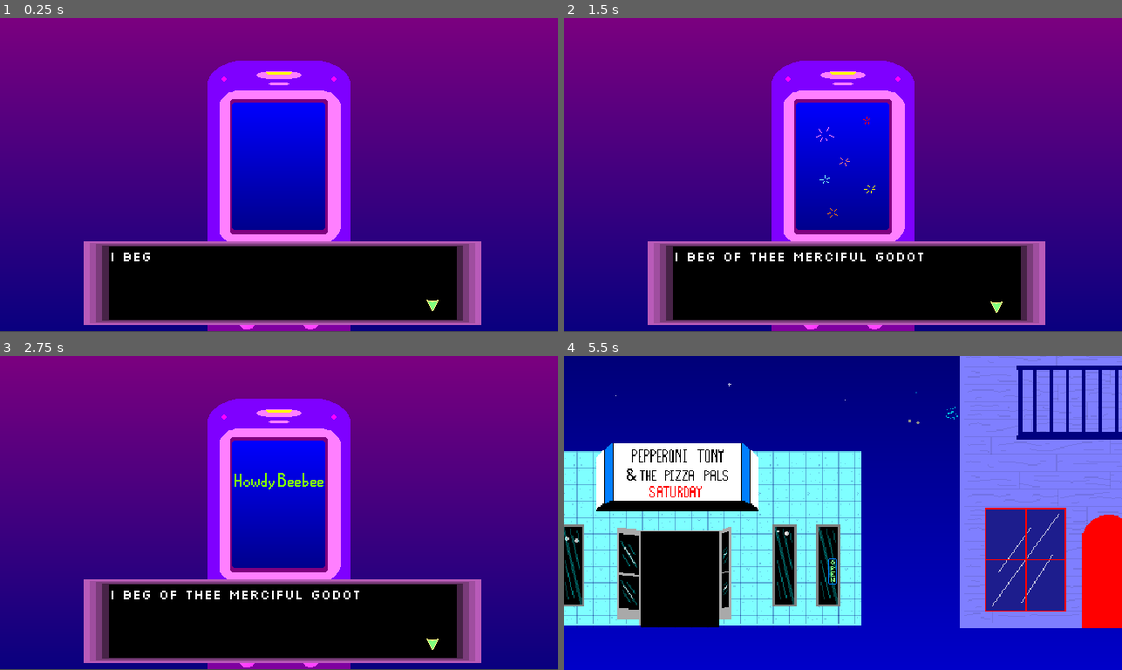
Above: before the commit, frames 1-4 (two rows, left to right).
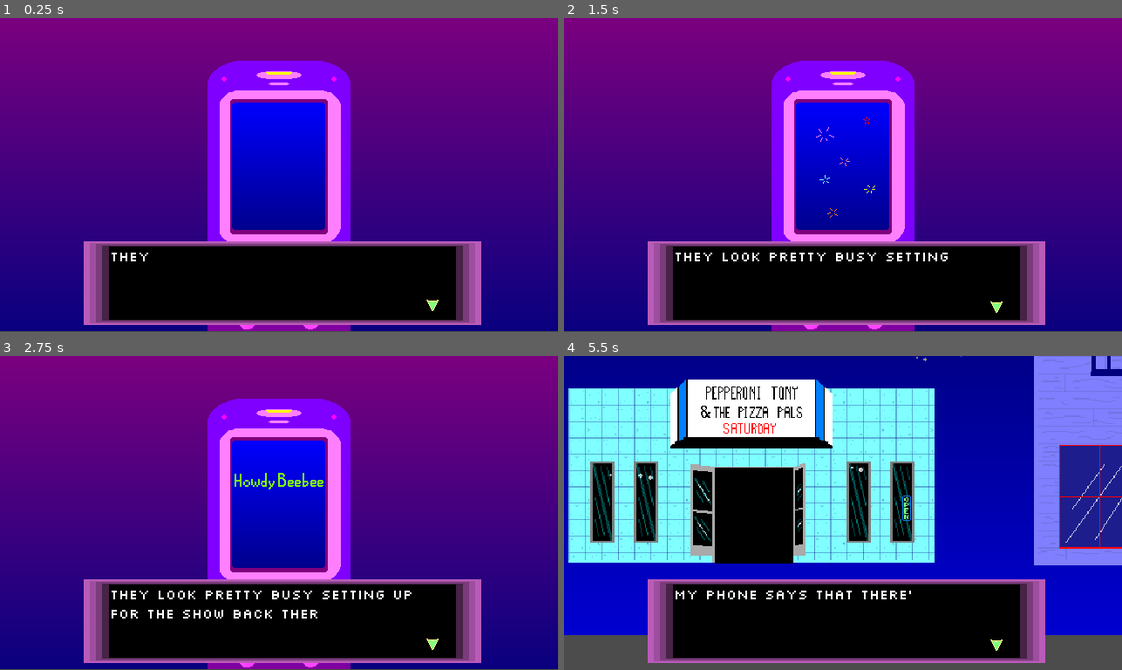
Above: after the commit, the same moments.

Repository: ghultquist/GroceryRun
Game: Godot game, scene res://Main.tscn
Two runs of this game, one before a commit and one after it. Both use one fixed random seed, a clock stepped at 60 frames per second and the inputs below.
Inputs (mouse positions are in pixels of both pictures, inside the frame that each line leads up to):
- Up to frame 1 (0.25 s): no input
- Up to frame 2 (1.5 s): click (843, 165) at 0.5 s; click (843, 196) at 1.25 s
- Up to frame 3 (2.75 s): click (279, 472) at 2 s
- Up to frame 4 (5.5 s): click (865, 550) at 2.75 s; click (820, 550) at 3.5 s; tap Enter (ui_accept) at 4.25, 4.35, 5.3 s; hold D (right) from 4.28 s (still down); tap W (jump) at 4.52, 4.55, 4.82, 5.1, 5.27 s

The runs differ from the first frame. In frame 1, 0.1% of the frame differs, in the area x 20-82%, y 72-97%; in frame 2, 0.6%; in frame 3, 0.9%; in frame 4, 80%, in the area x 0-100%, y 0-100%.
Error after the commit: Invalid get index 'endings' (on base: 'GDScript'). (res://phone.gd:18)

Commit message:
Add monster sprite and start beginning JL sequence

Diff:
--- a/DialogueBox.gd
+++ b/DialogueBox.gd
@@ -1,13 +1,19 @@
 extends Control
 
+signal finished
+
 var dialoguePath = "res://dialogue.json"
+var dialogueSelectDict = {}
 var dialogueDict = {}
 var dialogue = []
+var choicesDict = {}
+var choice1Dict
+var choice2Dict
 var selection
 
 var dialogueIndex = 0
 var phraseIndex = 0
-var finished = false
+var finished = true
 var phrasefinished = false
 var textSpeed = 0.05
 
@@ -28,9 +34,26 @@
 	dialogueDict = parse_json(file.get_as_text())
 
 func selectDialogue(selection):
-	var dialogueSelectDict : Dictionary = dialogueDict[selection]
+	dialogueSelectDict = dialogueDict[selection]
 	dialogue = dialogueSelectDict["text"]
-	setDialogue()
+	choicesDict = dialogueSelectDict["choices"]
+	if dialogue != []:
+		setDialogue()
+	elif choicesDict != {}:
+		setChoices()
+
+func setChoices():
+	choice1Dict = choicesDict["choice1"]
+	choice2Dict = choicesDict["choice2"]
+	$choice1/choiceText.bbcode_text = choice1Dict["text"]
+	$choice2/choiceText.bbcode_text = choice2Dict["text"]
+	$choice1.show()
+	$choice2.show()
+
+func _on_choice1_pressed():
+	selectDialogue(choice1Dict["next"])
+func _on_choice2_pressed():
+	selectDialogue(choice2Dict["next"])
 
 func setDialogue():
 	if phraseIndex < dialogue.size():
@@ -43,7 +66,15 @@
 			yield($Timer, "timeout")
 		phraseIndex += 1
 		phrasefinished = true
+	elif len(choicesDict) != 0:
+		$RichTextLabel.bbcode_text = ""
+		setChoices()
 	else:
+		emit_signal("finished")
 		dialogue = []
+		dialogueSelectDict = {}
+		choicesDict = {}
+		choice1Dict = {}
+		choice2Dict = {}
 		queue_free()
 		finished = true
--- a/Main.gd
+++ b/Main.gd
@@ -1,8 +1,6 @@
 extends Node2D
 
-const dialogueBoxScene = preload("res://dialogue.tscn")
 const phoneScene = preload("res://phone.tscn")
-var d
 var phoneStart
 
 func _ready():
--- a/Stats.gd
+++ b/Stats.gd
@@ -2,6 +2,8 @@
 
 export(int) var max_health = 1
 onready var health = max_health setget set_health
+
+var endings = ["ending2", "ending3"]
 
 signal no_health
 
--- a/dialogue.json
+++ b/dialogue.json
@@ -1,5 +1,115 @@
 {
-    "000" : {"type": "interface", "speaker_id": "X", "text": ["Go out?"], "options": ["Go out","Stay in"]},
-    "001" : {"type": "thought", "speaker_id": "X", "text": ["God I really hope this works","I'm tired >:("]},
-    "002" : {"type": "thought", "speaker_id": "X", "text": ["I beg of thee merciful godot","LET THIS WORK!!! ;u;"]}
+    "000" : {
+        "type": "interface",
+        "speaker_id": "X",
+        "text": ["Go out?"],
+        "choices": {
+            "choice1" : {"text": "Yeah!", "next" : "005"},
+            "choice2" : {"text" : "Maybe next time...", "next": "001"}},
+        "commands": []
+    },
+    "001" : {
+        "type": "thought",
+        "speaker_id": "X",
+        "text": ["Are you sure? It's been pretty lonely since you moved out by yourself..."],
+        "choices": {
+            "choice1" : {"text": "Actually, it would be good to see a friendy face", "next" : "005"},
+            "choice2" : {"text": "I've been fine. Plus, we just met. I wouldn't exactly call us friends", "next": "002"}},
+        "commands": []
+    },
+    "002" : {
+        "type": "thought",
+        "speaker_id": "X",
+        "text": ["Now that you think about it, it's actually been... what? a week? since you've seen anyone.", "You've been so busy unpacking... ","Isn't it time to go back out into the world of the living?"],
+        "choices": {
+            "choice1" : {"text": "I guess seeing anyone would be nice at this point...", "next" : "005"},
+            "choice2" : {"text": "I could just stay in and rewatch the new season of Mop Psychic 1000...", "next": "003"}},
+        "commands": []
+    },
+    "003" : {
+        "type": "thought",
+        "speaker_id": "X",
+        "text": ["There's nothing wrong with some alone time, but it's hard to deny that you have been having quite a bit of alone time lately.", "It's starting to wear on you.","Going out could be refreshing..."],
+        "choices": {
+            "choice1" : {"text":"OKAY FINE. I'll give it a shot.", "next" : "005"},
+            "choice2" : {"text":"I'm NOT lonely and I DON'T need to be around a bunch of people I barely know.", "next": "004"}},
+        "commands": []
+    },
+    "004" : {
+        "type": "ending",
+        "speaker_id": "X",
+        "text": ["You stay in for the 9th -- no, 10th? -- night in a row. Loneliness doesn't always come from being alone, but after a while, being alone can wear on a person. We all have to talk to someone at some point."],
+        "choices": {},
+        "commands": ["set ending1 true"]
+    },
+    "005" : {
+        "type": "narrative",
+        "speaker_id": "X",
+        "text": ["Grabbing your jacket, you head out the door to see what the night had in store..."],
+        "choices": {},
+        "commands": []
+    },
+    "100" : {
+        "type": "thought",
+        "speaker_id": "X",
+        "text": ["Okay. It's a little too crowded and a lot too hot, but that's fine.", "My phone says that there's still a few minutes before the band begins... and also that there's no cell reception down here.", "I guess I'll have to find Niko the old fashioned way..."],
+        "choices": {},
+        "commands": []
+    },
+    "101" : {
+        "type": "speaking",
+        "speaker_id": "Ghost1",
+        "text": ["I didn't even know clouds made sounds like that!"],
+        "choices": {},
+        "commands": []
+    },
+    "102" : {
+        "type": "speaking",
+        "speaker_id": "Ghost2",
+        "text": ["Zi, I don't think they do..."],
+        "choices": {},
+        "commands": []
+    },
+    "103" : {
+        "type": "thought",
+        "speaker_id": "X",
+        "text": ["They seem to be having a conversation, I shouldn't interrupt..."],
+        "choices": {},
+        "commands": ["set right to left"]
+    },
+    "104" : {
+        "type": "thought",
+        "speaker_id": "",
+        "text": ["They look pretty busy setting up for the show back there..."],
+        "choices": {},
+        "commands": ["set right to true"]
+    },
+    "105" : {
+        "type": "thought",
+        "speaker_id": "X",
+        "text": ["I'll just text them and let them know I'm here...","Of course, there's no service in this dank basement.", "Oh, and it's 10pm."],
+        "choices": {},
+        "commands": []
+    },
+    "106" : {
+        "type": "speaking",
+        "speaker_id": "Bird",
+        "text": ["WE ARE PEPPERONI TONY AND THE PIZZA PALS....", "DELIVERY!"],
+        "choices": {},
+        "commands": []
+    },
+    "107" : {
+        "type": "",
+        "speaker_id": "",
+        "text": [""],
+        "choices": {},
+        "commands": []
+    },
+    "999" : {
+        "type": "",
+        "speaker_id": "",
+        "text": [""],
+        "choices": {},
+        "commands": []
+    }
 }
--- a/dialogue.tscn
+++ b/dialogue.tscn
@@ -1,9 +1,10 @@
-[gd_scene load_steps=9 format=2]
+[gd_scene load_steps=10 format=2]
 
 [ext_resource path="res://Assets/textbox.png" type="Texture" id=1]
 [ext_resource path="res://Assets/Fonts/Silkscreen/Silkscreen-Regular.ttf" type="DynamicFontData" id=2]
 [ext_resource path="res://Assets/dialogue_arrow-export.png" type="Texture" id=3]
 [ext_resource path="res://DialogueBox.gd" type="Script" id=4]
+[ext_resource path="res://dialogueChoice.tscn" type="PackedScene" id=5]
 
 [sub_resource type="DynamicFont" id=5]
 font_data = ExtResource( 2 )
@@ -59,6 +60,7 @@
 [node name="TextureRect" type="TextureRect" parent="DialogueBox"]
 anchor_right = 1.0
 anchor_bottom = 1.0
+margin_bottom = 0.000244141
 texture = ExtResource( 1 )
 expand = true
 stretch_mode = 1
@@ -69,11 +71,13 @@
 margin_left = 30.0
 margin_top = 6.0
 margin_right = -30.0
-margin_bottom = -6.0
+margin_bottom = -5.99976
+rect_clip_content = false
 theme = SubResource( 2 )
 bbcode_enabled = true
 bbcode_text = "This is a placeholder text for the dialogue box in my game!!! It needs to be longer so... \"Look alive, Sunshine. 109 in the sky but the pigs won't quit.\""
 text = "This is a placeholder text for the dialogue box in my game!!! It needs to be longer so... \"Look alive, Sunshine. 109 in the sky but the pigs won't quit.\""
+scroll_active = false
 
 [node name="arrow" type="Sprite" parent="DialogueBox"]
 position = Vector2( 400, 79.9999 )
@@ -85,3 +89,12 @@
 anims/RESET = SubResource( 4 )
 
 [node name="Timer" type="Timer" parent="DialogueBox"]
+
+[node name="choice1" parent="DialogueBox" instance=ExtResource( 5 )]
+visible = false
+
+[node name="choice2" parent="DialogueBox" instance=ExtResource( 5 )]
+visible = false
+
+[connection signal="pressed" from="DialogueBox/choice1" to="DialogueBox" method="_on_choice1_pressed"]
+[connection signal="pressed" from="DialogueBox/choice2" to="DialogueBox" method="_on_choice2_pressed"]
--- /dev/null
+++ b/dialogueChoice.tscn
@@ -0,0 +1,62 @@
+[gd_scene load_steps=7 format=2]
+
+[ext_resource path="res://Assets/Fonts/Silkscreen/Silkscreen-Regular.ttf" type="DynamicFontData" id=1]
+[ext_resource path="res://Assets/dialogue_arrow-export.png" type="Texture" id=2]
+
+[sub_resource type="DynamicFont" id=1]
+font_data = ExtResource( 1 )
+
+[sub_resource type="Theme" id=2]
+default_font = SubResource( 1 )
+
+[sub_resource type="Animation" id=3]
+length = 0.001
+tracks/0/type = "value"
+tracks/0/path = NodePath(".:position")
+tracks/0/interp = 1
+tracks/0/loop_wrap = true
+tracks/0/imported = false
+tracks/0/enabled = true
+tracks/0/keys = {
+"times": PoolRealArray( 0 ),
+"transitions": PoolRealArray( 1 ),
+"update": 0,
+"values": [ Vector2( 8, 12 ) ]
+}
+
+[sub_resource type="Animation" id=4]
+resource_name = "indication"
+loop = true
+tracks/0/type = "value"
+tracks/0/path = NodePath(".:position")
+tracks/0/interp = 2
+tracks/0/loop_wrap = true
+tracks/0/imported = false
+tracks/0/enabled = true
+tracks/0/keys = {
+"times": PoolRealArray( 0, 0.5 ),
+"transitions": PoolRealArray( 1, 1 ),
+"update": 0,
+"values": [ Vector2( 11, 12 ), Vector2( 14, 12 ) ]
+}
+
+[node name="choice" type="TextureButton"]
+
+[node name="choiceText" type="RichTextLabel" parent="."]
+margin_left = 32.0
+margin_right = 384.0
+margin_bottom = 56.0
+rect_clip_content = false
+theme = SubResource( 2 )
+text = "Option 1 or whatever this is lol"
+scroll_active = false
+
+[node name="arrowIndicator" type="Sprite" parent="."]
+position = Vector2( 8, 12 )
+rotation = -1.5708
+texture = ExtResource( 2 )
+
+[node name="AnimationPlayer" type="AnimationPlayer" parent="arrowIndicator"]
+autoplay = "indication"
+anims/RESET = SubResource( 3 )
+anims/indication = SubResource( 4 )
--- a/jumpinglizard.gd
+++ b/jumpinglizard.gd
@@ -1,21 +1,46 @@
 extends Node2D
 const dialogueBoxScene = preload("res://dialogue.tscn")
 var d
-
+var left = false
+var right = false
 
 func _ready():
 	$"bg-cyclop/AnimationPlayer".play("cyclop")
 	$"bg-ghost/AnimationPlayer".play("ghost")
 	$"Player/Camera2D".zoom.x = .8
 	$"Player/Camera2D".zoom.y = .8
+	dialogue("100")
 
 func _on_left_body_entered(body):
-	dialogue("001")
+	dialogue("101")
+	left = true
 
 func _on_right_body_entered(body):
-	dialogue("002")
+	dialogue("104")
+	right = true
 
 func dialogue(index):
+	$Player.can_move = false
+	$Player/AnimationPlayer.play("Idle")
 	d = dialogueBoxScene.instance()
 	self.add_child(d)
 	d.get_child(0).selectDialogue(index)
+	d.get_child(0).connect("finished", self, "dialogueEnd")
+
+func dialogueEnd():
+	$Player.can_move = true
+
+
+func _on_showtime_body_entered(body):
+	if right == true and left == true:
+		showtime()
+
+func showtime():
+	if $Player.facing_right == false:
+		$Player.facing_right = true
+		$Player/Sprite.flip_h = false
+	$Player.can_move = false
+	$Player/AnimationPlayer.play("Idle")
+	$"band-singer/AnimationPlayer".play("walk")
+
+	$Monster.show()
--- a/jumpinglizard.tscn
+++ b/jumpinglizard.tscn
@@ -15,6 +15,9 @@
 [ext_resource path="res://player.tscn" type="PackedScene" id=13]
 [ext_resource path="res://street_tiles.tres" type="TileSet" id=14]
 [ext_resource path="res://jumpinglizard.gd" type="Script" id=15]
+[ext_resource path="res://Assets/monster.png" type="Texture" id=16]
+[ext_resource path="res://Assets/intro/go.png" type="Texture" id=17]
+[ext_resource path="res://Assets/intro/home.png" type="Texture" id=18]
 
 [sub_resource type="Animation" id=3]
 length = 0.001
@@ -219,6 +222,38 @@
 [sub_resource type="RectangleShape2D" id=12]
 extents = Vector2( 10, 40.6875 )
 
+[sub_resource type="Animation" id=13]
+length = 0.001
+tracks/0/type = "value"
+tracks/0/path = NodePath(".:frame")
+tracks/0/interp = 1
+tracks/0/loop_wrap = true
+tracks/0/imported = false
+tracks/0/enabled = true
+tracks/0/keys = {
+"times": PoolRealArray( 0 ),
+"transitions": PoolRealArray( 1 ),
+"update": 0,
+"values": [ 0 ]
+}
+
+[sub_resource type="Animation" id=14]
+resource_name = "unravel"
+length = 1.5
+loop = true
+tracks/0/type = "value"
+tracks/0/path = NodePath(".:frame")
+tracks/0/interp = 1
+tracks/0/loop_wrap = true
+tracks/0/imported = false
+tracks/0/enabled = true
+tracks/0/keys = {
+"times": PoolRealArray( 0, 0.2, 0.4, 0.5, 0.6, 0.7, 0.8, 0.9, 1, 1.1, 1.2, 1.3, 1.4 ),
+"transitions": PoolRealArray( 1, 1, 1, 1, 1, 1, 1, 1, 1, 1, 1, 1, 1 ),
+"update": 1,
+"values": [ 0, 1, 2, 3, 4, 5, 6, 7, 8, 9, 10, 11, 12 ]
+}
+
 [node name="jumpinglizard" type="Node2D"]
 position = Vector2( 320, 180 )
 script = ExtResource( 15 )
@@ -308,13 +343,6 @@
 position = Vector2( 264, 18.5 )
 shape = SubResource( 12 )
 
-[node name="exit" type="Area2D" parent="."]
-position = Vector2( -256, 56.5 )
-
-[node name="CollisionShape2D" type="CollisionShape2D" parent="exit"]
-position = Vector2( 112, 20.1875 )
-shape = SubResource( 12 )
-
 [node name="Player" parent="." instance=ExtResource( 13 )]
 position = Vector2( 0, 70 )
 
@@ -327,22 +355,41 @@
 [node name="BottomRight" parent="Player/Camera2D/Limits" index="1"]
 position = Vector2( 640, 418 )
 
+[node name="Monster" type="Sprite" parent="."]
+position = Vector2( 74, 52 )
+texture = ExtResource( 16 )
+hframes = 13
+vframes = 2
+
+[node name="AnimationPlayer" type="AnimationPlayer" parent="Monster"]
+anims/RESET = SubResource( 13 )
+anims/unravel = SubResource( 14 )
+
 [node name="supports" type="Sprite" parent="."]
 texture = ExtResource( 3 )
 
 [node name="lights-y" type="Sprite" parent="."]
+visible = false
 texture = ExtResource( 6 )
 
 [node name="lights-r" type="Sprite" parent="."]
-visible = false
 texture = ExtResource( 5 )
 
 [node name="foregroundppl" type="Sprite" parent="."]
 position = Vector2( 0, 58 )
 texture = ExtResource( 4 )
 
+[node name="GO" type="Sprite" parent="."]
+visible = false
+texture = ExtResource( 17 )
+
+[node name="HOME" type="Sprite" parent="."]
+visible = false
+texture = ExtResource( 18 )
+
 [connection signal="body_entered" from="left" to="." method="_on_left_body_entered"]
 [connection signal="body_entered" from="right" to="." method="_on_right_body_entered"]
+[connection signal="body_entered" from="showtime" to="." method="_on_showtime_body_entered"]
 
 [editable path="Player"]
 [editable path="Player/Camera2D"]
--- a/phone.gd
+++ b/phone.gd
@@ -1,5 +1,9 @@
 extends Control
 
+const stats = preload("res://Stats.gd")
+const dialogueBoxScene = preload("res://dialogue.tscn")
+var d
+var noCount = 0
 
 func _ready():
 	intro()
@@ -9,6 +13,18 @@
 
 func _on_StartBtn_pressed():
 	gamestart()
+
+func _on_EndingsBtn_pressed():
+	for ending in stats.endings:
+		self.get_child(ending).show()
+		if ending == self.get_child(ending):
+			self.get_child(ending).get_normal_texture()
+		else:
+			self.get_child(ending).get_disabled_texture()
+
+func _on_CreditsBtn_pressed():
+	pass # Replace with function body.
+
 
 func gamestart():
 	$StartBtn.hide()
@@ -23,3 +39,24 @@
 
 func _on_YesBtn_pressed():
 	queue_free()
+
+
+
+
+func _on_NoBtn_pressed():
+	if noCount == 0:
+		dialogue("001")
+		noCount += 1
+	elif noCount == 1:
+		dialogue("002")
+		noCount+= 1
+	elif noCount == 2:
+		dialogue("003")
+		noCount += 1
+	else:
+		pass
+
+func dialogue(index):
+	d = dialogueBoxScene.instance()
+	self.add_child(d)
+	d.get_child(0).selectDialogue(index)
--- a/phone.tscn
+++ b/phone.tscn
@@ -8,10 +8,10 @@
 [ext_resource path="res://Assets/PhoneSequence/phone_noButton.png" type="Texture" id=6]
 [ext_resource path="res://Assets/PhoneSequence/phone_quitButton.png" type="Texture" id=7]
 [ext_resource path="res://Assets/PhoneSequence/phone_yesButton.png" type="Texture" id=8]
-[ext_resource path="res://Assets/PhoneSequence/phone_settingsButton.png" type="Texture" id=9]
+[ext_resource path="res://Assets/timebarArrow.png" type="Texture" id=9]
 [ext_resource path="res://Assets/PhoneSequence/SettingsButtonOp2.png" type="Texture" id=10]
 [ext_resource path="res://Assets/PhoneSequence/phone_textbox.png" type="Texture" id=11]
-[ext_resource path="res://Assets/Fonts/Press_Start_2P/Press_Start_2P.tres" type="DynamicFont" id=12]
+[ext_resource path="res://Assets/Fonts/Silkscreen/Silkscreen-Regular.ttf" type="DynamicFontData" id=12]
 [ext_resource path="res://Assets/PhoneSequence/phone_StartBG.png" type="Texture" id=13]
 [ext_resource path="res://Assets/PhoneSequence/phone_PauseBG.png" type="Texture" id=14]
 [ext_resource path="res://Assets/PhoneSequence/Opening/phone_open2.png" type="Texture" id=15]
@@ -24,6 +24,11 @@
 [ext_resource path="res://Assets/PhoneSequence/Opening/phone_open7.png" type="Texture" id=22]
 [ext_resource path="res://Assets/PhoneSequence/Opening/phone_open8.png" type="Texture" id=23]
 [ext_resource path="res://phone.gd" type="Script" id=24]
+[ext_resource path="res://Assets/dialogue_arrow.png" type="Texture" id=25]
+
+[sub_resource type="DynamicFont" id=3]
+size = 8
+font_data = ExtResource( 12 )
 
 [sub_resource type="Animation" id=1]
 resource_name = "Opening"
@@ -299,34 +304,26 @@
 margin_bottom = 148.999
 texture_normal = ExtResource( 5 )
 
+[node name="StartBtn" type="TextureButton" parent="phone"]
+margin_left = 270.0
+margin_top = 118.999
+margin_right = 370.0
+margin_bottom = 148.999
+texture_normal = ExtResource( 1 )
+
+[node name="EndingsBtn" type="TextureButton" parent="phone"]
+margin_left = 270.0
+margin_top = 153.999
+margin_right = 370.0
+margin_bottom = 183.999
+texture_normal = ExtResource( 4 )
+
 [node name="CreditsBtn" type="TextureButton" parent="phone"]
 margin_left = 270.0
 margin_top = 189.999
 margin_right = 370.0
 margin_bottom = 219.999
 texture_normal = ExtResource( 3 )
-
-[node name="EndingsBtn" type="TextureButton" parent="phone"]
-margin_left = 270.0
-margin_top = 153.999
-margin_right = 370.0
-margin_bottom = 183.999
-texture_normal = ExtResource( 4 )
-
-[node name="StartBtn" type="TextureButton" parent="phone"]
-margin_left = 270.0
-margin_top = 118.999
-margin_right = 370.0
-margin_bottom = 148.999
-texture_normal = ExtResource( 1 )
-
-[node name="SettingsBtn" type="TextureButton" parent="phone"]
-visible = false
-margin_left = 104.0
-margin_top = 210.999
-margin_right = 204.0
-margin_bottom = 240.999
-texture_normal = ExtResource( 9 )
 
 [node name="SettingsBtmIcon" type="TextureButton" parent="phone"]
 margin_left = 353.0
@@ -335,21 +332,65 @@
 margin_bottom = 243.999
 texture_normal = ExtResource( 10 )
 
+[node name="ending1" type="TextureButton" parent="phone"]
+visible = false
+margin_left = 272.0
+margin_top = 96.0
+margin_right = 312.0
+margin_bottom = 136.0
+texture_normal = ExtResource( 9 )
+texture_disabled = ExtResource( 25 )
+
+[node name="ending2" type="TextureButton" parent="phone"]
+visible = false
+margin_left = 328.0
+margin_top = 96.0
+margin_right = 368.0
+margin_bottom = 136.0
+texture_normal = ExtResource( 9 )
+texture_disabled = ExtResource( 25 )
+
+[node name="ending3" type="TextureButton" parent="phone"]
+visible = false
+margin_left = 272.0
+margin_top = 154.0
+margin_right = 312.0
+margin_bottom = 194.0
+texture_normal = ExtResource( 9 )
+texture_disabled = ExtResource( 25 )
+
+[node name="ending4" type="TextureButton" parent="phone"]
+visible = false
+margin_left = 328.0
+margin_top = 149.0
+margin_right = 368.0
+margin_bottom = 189.0
+texture_normal = ExtResource( 9 )
+texture_disabled = ExtResource( 25 )
+
+[node name="ending5" type="TextureButton" parent="phone"]
+visible = false
+margin_left = 264.0
+margin_top = 208.0
+margin_right = 304.0
+margin_bottom = 248.0
+texture_normal = ExtResource( 9 )
+texture_disabled = ExtResource( 25 )
+
 [node name="TextboxBG" type="Sprite" parent="phone"]
 visible = false
-position = Vector2( 319, 156.499 )
-scale = Vector2( 1, 0.81 )
+position = Vector2( 319, 177.499 )
+scale = Vector2( 1, 1.23001 )
 texture = ExtResource( 11 )
 
 [node name="Text" type="Label" parent="phone"]
 visible = false
-margin_left = 273.0
-margin_top = 119.999
-margin_right = 463.0
-margin_bottom = 325.999
-rect_scale = Vector2( 0.5, 0.5 )
-custom_fonts/font = ExtResource( 12 )
-text = "yo! ptatpp are playing at the jumping lizard tonite! wanna come along?"
+margin_left = 270.0
+margin_top = 120.0
+margin_right = 371.0
+margin_bottom = 242.0
+custom_fonts/font = SubResource( 3 )
+text = "yo! ptatpp are playing at the jumping lizard tonite! wanna go?"
 autowrap = true
 
 [node name="NoBtn" type="TextureButton" parent="phone"]
@@ -411,4 +452,7 @@
 texture = ExtResource( 20 )
 
 [connection signal="pressed" from="phone/StartBtn" to="phone" method="_on_StartBtn_pressed"]
+[connection signal="pressed" from="phone/EndingsBtn" to="phone" method="_on_EndingsBtn_pressed"]
+[connection signal="pressed" from="phone/CreditsBtn" to="phone" method="_on_CreditsBtn_pressed"]
+[connection signal="pressed" from="phone/NoBtn" to="phone" method="_on_NoBtn_pressed"]
 [connection signal="pressed" from="phone/YesBtn" to="phone" method="_on_YesBtn_pressed"]
Binary file added: Assets/AespriteFiles/go_home.aseprite
Binary file added: Assets/AespriteFiles/monster.aseprite
Binary file added: Assets/intro/go.png
Not shown, added: Assets/intro/go.png.import
Binary file added: Assets/intro/home.png
Not shown, added: Assets/intro/home.png.import
Binary file added: Assets/monster.png
Not shown, added: Assets/monster.png.import
Not shown: 1 places in jumpinglizard.tscn that only renumber resources
Not shown: 1 places in phone.tscn that only renumber resources
